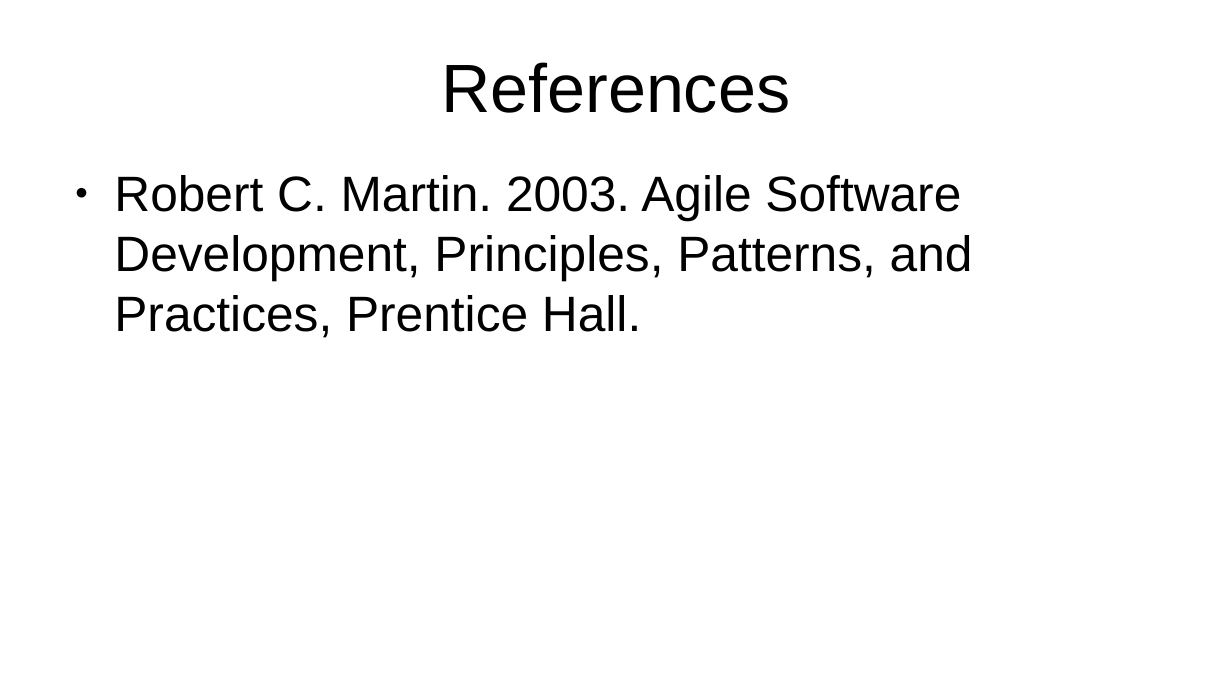
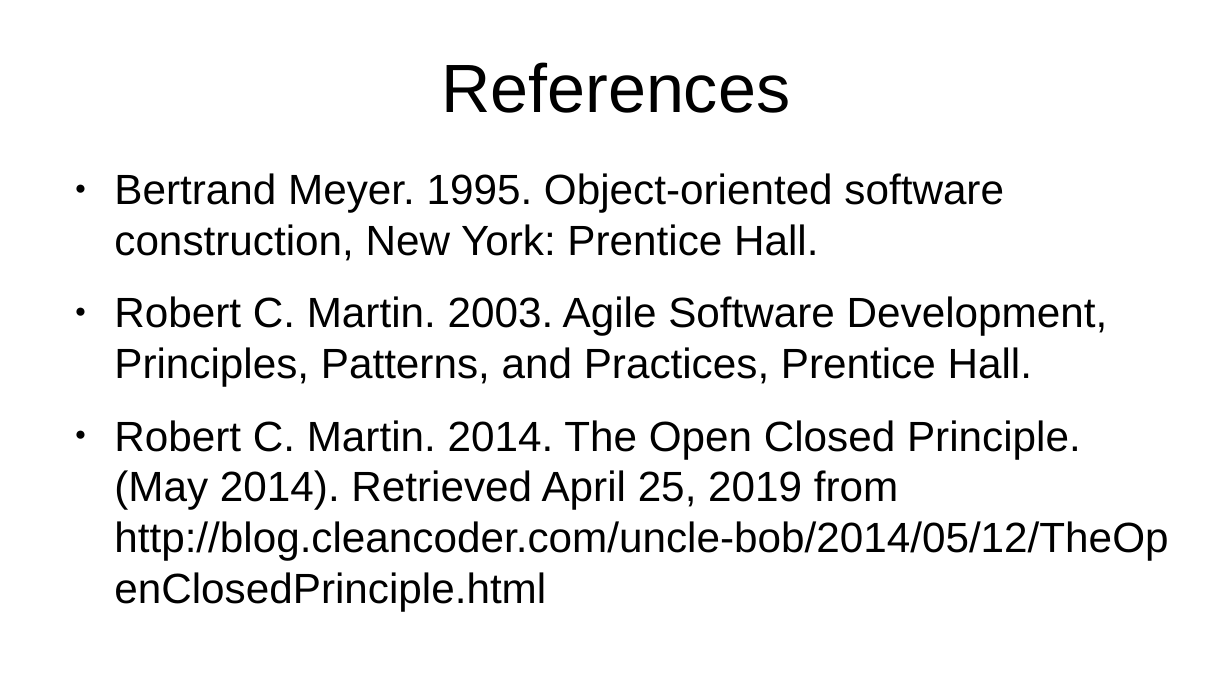
Before and after one commit to maxmeffert/SOLID, a slide deck: slide 19 of TheOofSOLID/TheOofSOLID.odp. Drawn at 1232x693 pixels with LibreOffice and Linux fonts; fonts in the diff are those of the drawing. Boxes give left, top, right and bottom in pixels: in the first picture for what was removed or moved away, otherwise in the second. Text is boxed around its words. In the diff, an @@ line names an element or a change of style, - is before the commit and + after.

Commit message:
fixed references and some typos

```diff
--- a/TheOofSOLID/TheOofSOLID.odp
+++ b/TheOofSOLID/TheOofSOLID.odp
@@ text at box(114, 173, 1004, 261): paragraph added @@
+● Bertrand Meyer. 1995. Object-oriented software construction, New York: Prentice Hall.
@@ text at box(114, 296, 1108, 386): size 32 to 27.2 pt in "Robert C. Martin. 2003. Agile Software Development, ..." @@
@@ text at box(114, 420, 1168, 560): paragraph added @@
+● Robert C. Martin. 2014. The Open Closed Principle. (May 2014). Retrieved April 25, 2019 from http://blog.cleancoder.com/uncle-bob/2014/05/12/TheOpenClosedPrinciple.html
```
Also in this commit, not shown: 1 other slide changed, 1 other file.
